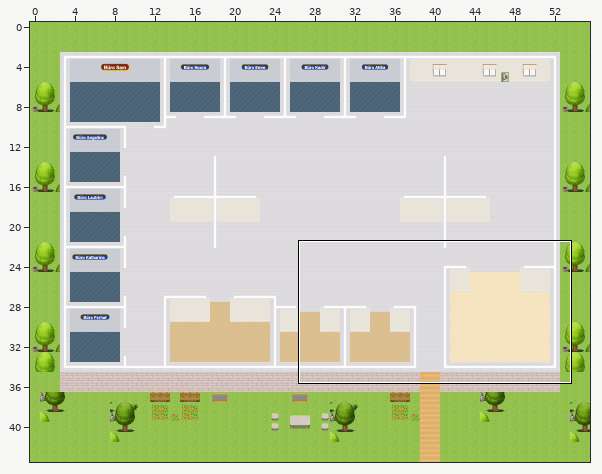
One commit to this Tiled map (JSON): sw-office.tmj. Above, an overview of the earlier version with the close-up marked.
Close-up. Before:
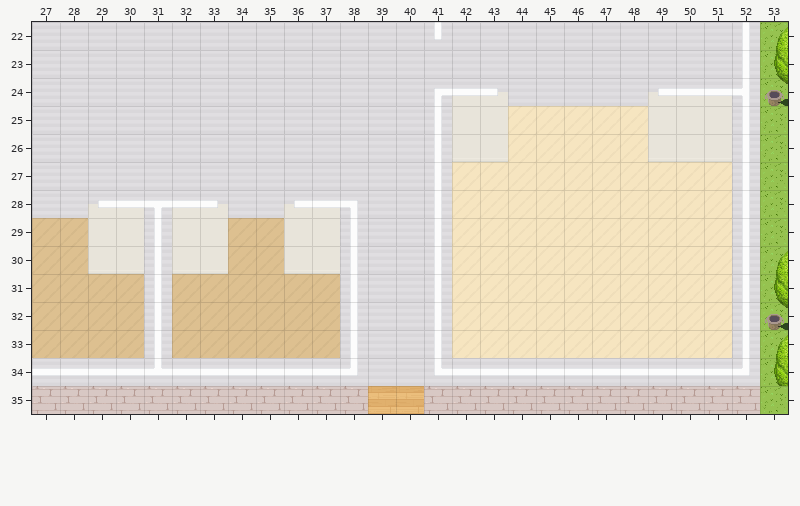
Cells are 32x32 px. Shown: x 27..53, y 22..35. The commit also changed other parts of the map, which this record leaves out.
And afterwards:
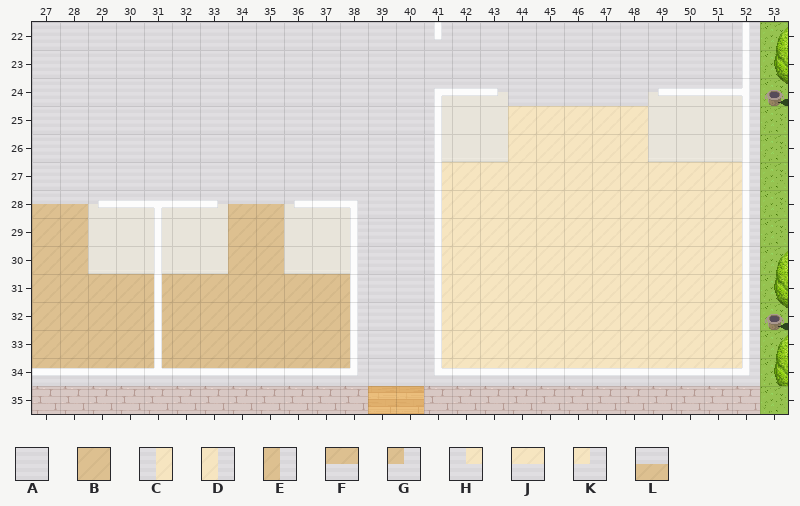
Key: from "SW_Farben": A 9, B 26; from "SW_Misch": C 36, D 37, E 48, F 51, G 52, H 53, J 54, K 55, L 56.
_ is an empty cell.
Changes in this commit:
Layer "floor/floor1":
y 27: x 41 A -> C; x 52 A -> D
y 28: x 27..28 AA -> LL; x 34..35 AA -> LL; x 41 A -> C; x 52 A -> D
y 29..30: x 41 A -> C; x 52 A -> D
y 31..33: x 31 A -> B; x 38 A -> E; x 41 A -> C; x 52 A -> D
y 34: x 27..38 AAAAAAAAAAAA -> FFFFFFFFFFFG; x 41..52 AAAAAAAAAAAA -> HJJJJJJJJJJK
Changed places in both close-ups, as pixel boxes (x1, y1, x2, y2):
changed: (442, 162, 742, 368)
changed: (32, 204, 88, 218)
changed: (228, 204, 284, 218)
changed: (32, 274, 350, 368)
